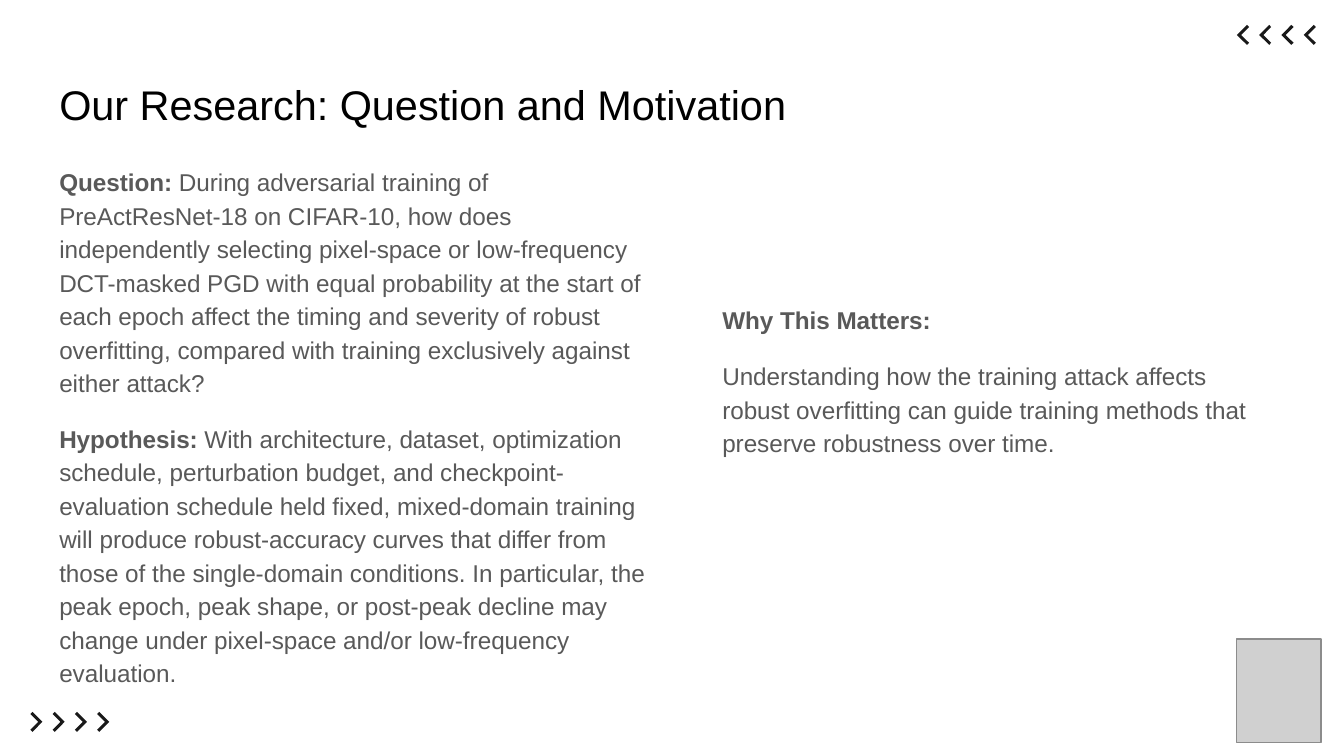
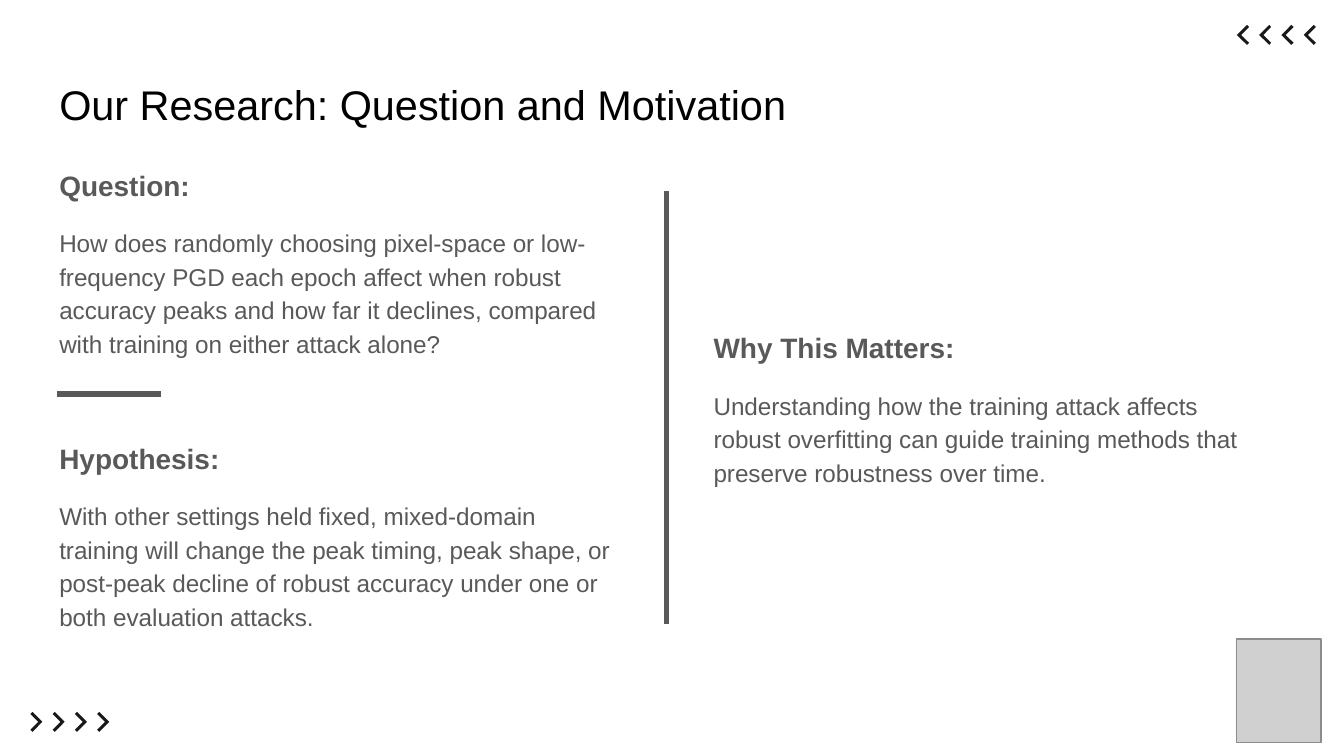
Before and after one commit to ItsKaiwenDu/Robust-Overfitting, a slide deck: slide 6 of report/slides.pptx. Drawn at 1344x756 pixels with LibreOffice and Linux fonts; fonts in the diff are those of the drawing; grey boxes stand for pictures. Boxes give left, top, right and bottom in pixels: in the first picture for what was removed or moved away, otherwise in the second. Text is boxed around its words. In the diff, an @@ line names an element or a change of style, - is before the commit and + after.

Commit message:
Commit: Finalize Report & Low-Frequency Results
1. Updated the project progress log to document the final low-frequency-only evaluation results (92.70% low-frequency robustness at epoch 200) and the completed final report/presentation work.
2. Also fixed a wording typo in the report's metric interpretation and refreshed the presentation slide deck.

```diff
--- a/report/slides.pptx
+++ b/report/slides.pptx
@@ text at <box>59,175,610,626</box>: text changed @@
-Question: During adversarial training of PreActResNet-18 on CIFAR-10, how does independently selecting pixel-space or low-frequency DCT-masked PGD with equal probability at the start of each epoch affect the timing and severity of robust overfitting, compared with training exclusively against either attack?
-Hypothesis: With architecture, dataset, optimization schedule, perturbation budget, and checkpoint-evaluation schedule held fixed, mixed-domain training will produce robust-accuracy curves that differ from those of the single-domain conditions. In particular, the peak epoch, peak shape, or post-peak decline may change under pixel-space and/or low-frequency evaluation.
+Question:
+How does randomly choosing pixel-space or low-frequency PGD each epoch affect when robust accuracy peaks and how far it declines, compared with training on either attack alone?
+Hypothesis:
+With other settings held fixed, mixed-domain training will change the peak timing, peak shape, or post-peak decline of robust accuracy under one or both evaluation attacks.
@@ line added from (667, 191) to (667, 624), #595959 3 pt @@
@@ text "Why This Matters:": place and size @@
-text "Why This Matters:" at <box>722,311,1245,457</box>
+text "Why This Matters:" at <box>714,337,1237,487</box>
@@ text at <box>714,337,955,363</box>: size 13 to 15 pt in "Why This Matters:" @@
@@ line added from (56, 394) to (161, 394), #595959 3 pt @@
```
Also in this commit, not shown: 12 other slides changed, 1 slide added, 1 slide removed, 2 other files.
